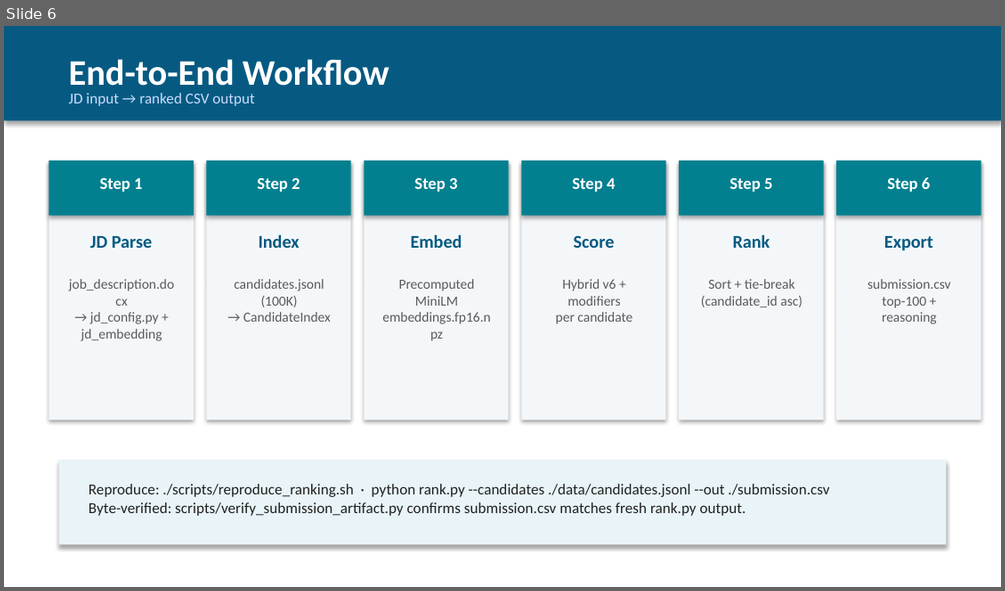
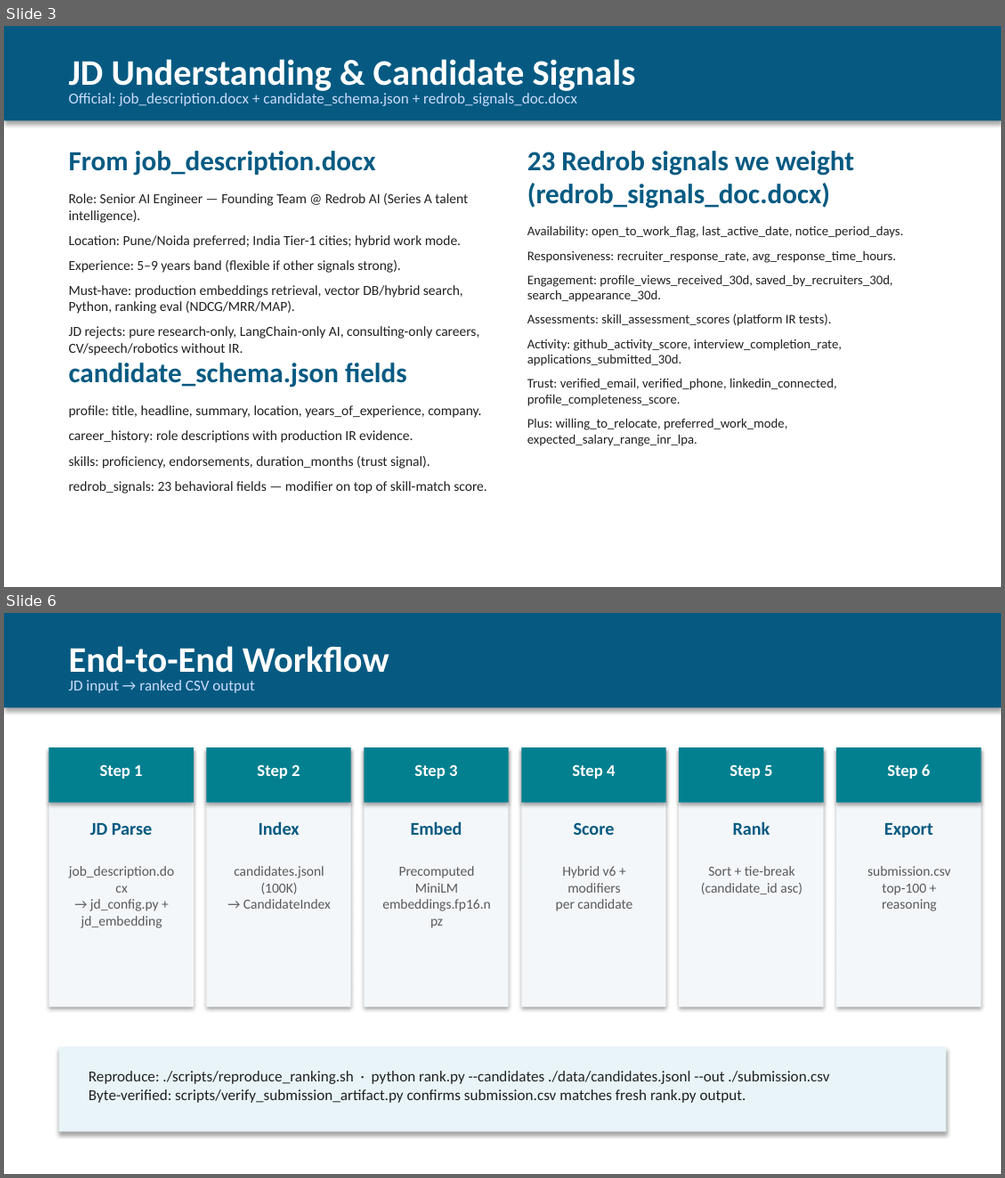
Before and after one commit to rahulx2001/recruitgpt-x, a slide deck: docs/Schadn_Redrob_Submission.pptx. Shown one above the other, each under a label of ours: slide 6 before the commit, slides 3 and 6 after it; the slides between them are not shown. The pictures are 1005x591 and 1005x1178 pixels, drawn with LibreOffice and Linux fonts; fonts in the diff are those of the drawing. Boxes give left, top, right and bottom in pixels: in the first picture for what was removed or moved away, otherwise in the second. Text is boxed around its words. In the diff, an @@ line names an element or a change of style, - is before the commit and + after.

Commit message:
docs: align submission deck with official India Runs challenge bundle
Reference job_description.docx, candidate_schema.json, redrob_signals_doc,
submission_spec v4, README trap types, and sample_submission.csv caveats.

```diff
--- a/docs/Schadn_Redrob_Submission.pptx
+++ b/docs/Schadn_Redrob_Submission.pptx
@@ slide 3 added at (4,26,1001,587), background #FFFFFF @@
@@ rectangle added at (4,26,1001,120), fill #065A82 @@
@@ text added at (69,59,636,94), 26 pt, text #FFFFFF, bold @@
+JD Understanding & Candidate Signals
@@ text added at (69,93,577,106), 11 pt, text #CADCFC @@
+Official: job_description.docx + candidate_schema.json + redrob_signals_doc.docx
@@ text added at (69,151,480,338), 10 pt, text #212121 @@
+From job_description.docx
+Role: Senior AI Engineer — Founding Team @ Redrob AI (Series A talent intelligence).
+Location: Pune/Noida preferred; India Tier-1 cities; hybrid work mode.
+Experience: 5–9 years band (flexible if other signals strong).
+Must-have: production embeddings retrieval, vector DB/hybrid search, Python, ranking eval (NDCG/MRR/MAP).
+JD rejects: pure research-only, LangChain-only AI, consulting-only careers, CV/speech/robotics without IR.
@@ text added at (527,151,904,446), 9.5 pt, text #212121 @@
+23 Redrob signals we weight (redrob_signals_doc.docx)
+Availability: open_to_work_flag, last_active_date, notice_period_days.
+Responsiveness: recruiter_response_rate, avg_response_time_hours.
+Engagement: profile_views_received_30d, saved_by_recruiters_30d, search_appearance_30d.
+Assessments: skill_assessment_scores (platform IR tests).
+Activity: github_activity_score, interview_completion_rate, applications_submitted_30d.
+Trust: verified_email, verified_phone, linkedin_connected, profile_completeness_score.
+Plus: willing_to_relocate, preferred_work_mode, expected_salary_range_inr_lpa.
@@ text added at (69,362,486,493), 10 pt, text #212121 @@
+candidate_schema.json fields
+profile: title, headline, summary, location, years_of_experience, company.
+career_history: role descriptions with production IR evidence.
+skills: proficiency, endorsements, duration_months (trust signal).
+redrob_signals: 23 behavioral fields — modifier on top of skill-match score.
```
Also in this commit, not shown: 5 slides changed, 1 slide removed, 4 other files.
